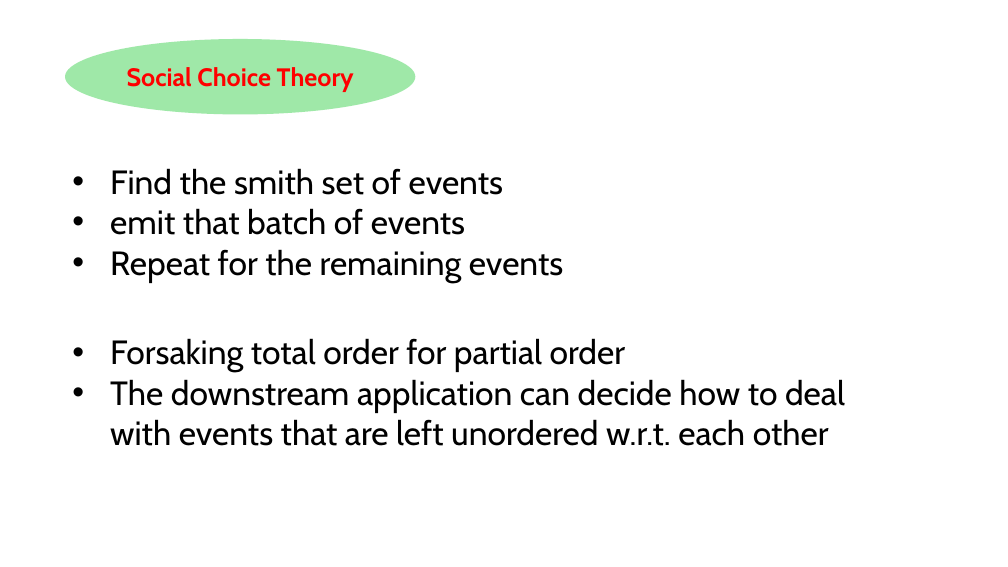
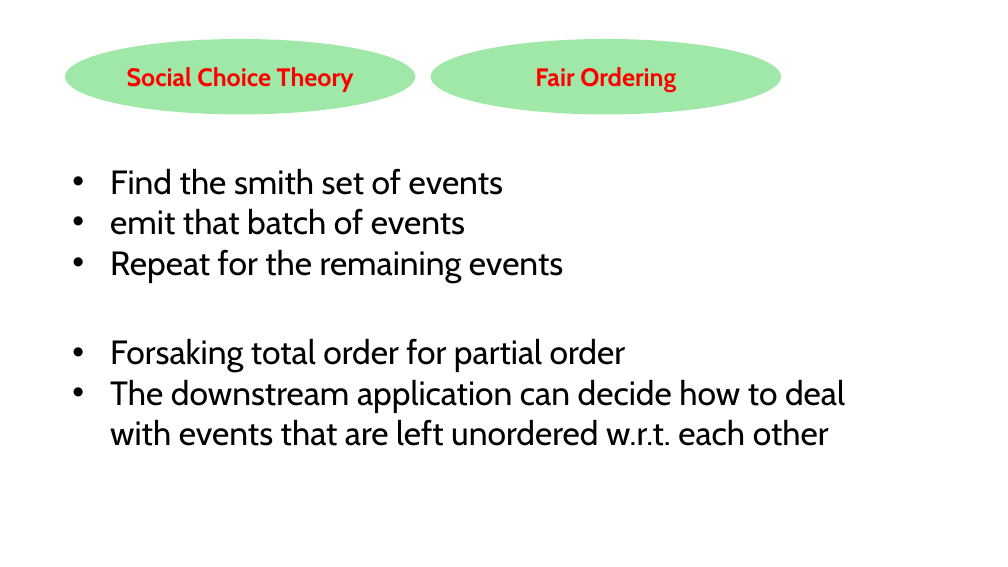
Before and after one commit to HaseebLUMS/Onyx-Presentation, a slide deck: slide 132 of thesis-latency-fairness.pptx. Drawn at 1008x567 pixels with LibreOffice and Linux fonts; fonts in the diff are those of the drawing. Boxes give left, top, right and bottom in pixels: in the first picture for what was removed or moved away, otherwise in the second. Text is boxed around its words. In the diff, an @@ line names an element or a change of style, - is before the commit and + after.

```diff
--- a/thesis-latency-fairness.pptx
+++ b/thesis-latency-fairness.pptx
@@ ellipse added at (431, 39, 781, 115), fill #47D45A at 52% opacity, 24 pt, text #FF0000, bold @@
+Fair Ordering
```
Also in this commit, not shown: 4 other slides changed, 5 slides added, 2 other files.
